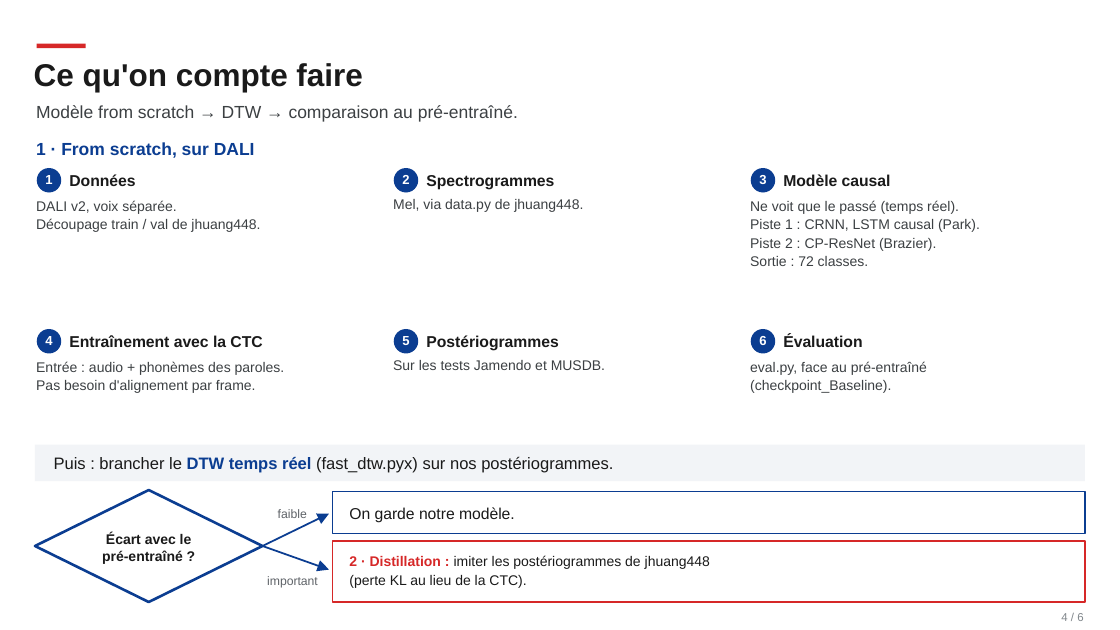
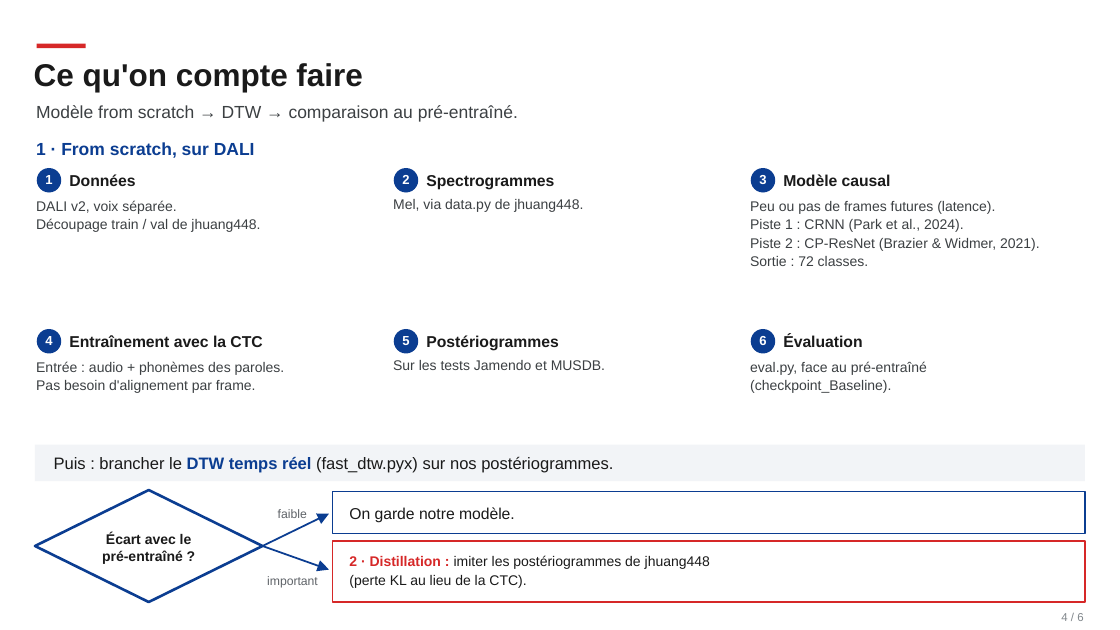
Before and after one commit to noforest/adaptive-karaoke, a slide deck: slide 4 of slides/karaoke_adaptatif.pptx. Drawn at 1120x630 pixels with LibreOffice and Linux fonts; fonts in the diff are those of the drawing. Boxes give left, top, right and bottom in pixels: in the first picture for what was removed or moved away, otherwise in the second. Text is boxed around its words. In the diff, an @@ line names an element or a change of style, - is before the commit and + after.

```diff
--- a/slides/karaoke_adaptatif.pptx
+++ b/slides/karaoke_adaptatif.pptx
@@ text at (750,201,1040,266): text changed @@
-Ne voit que le passé (temps réel).
-Piste 1 : CRNN, LSTM causal (Park).
-Piste 2 : CP-ResNet (Brazier).
-Sortie : 72 classes.
+Peu ou pas de frames futures (latence).
+Piste 1 : CRNN (Park et al., 2024).
+Piste 2 : CP-ResNet (Brazier & Widmer, 2021).
+Sortie : 72 classes.
```
Also in this commit, not shown: 3 other slides changed, 1 other file.
